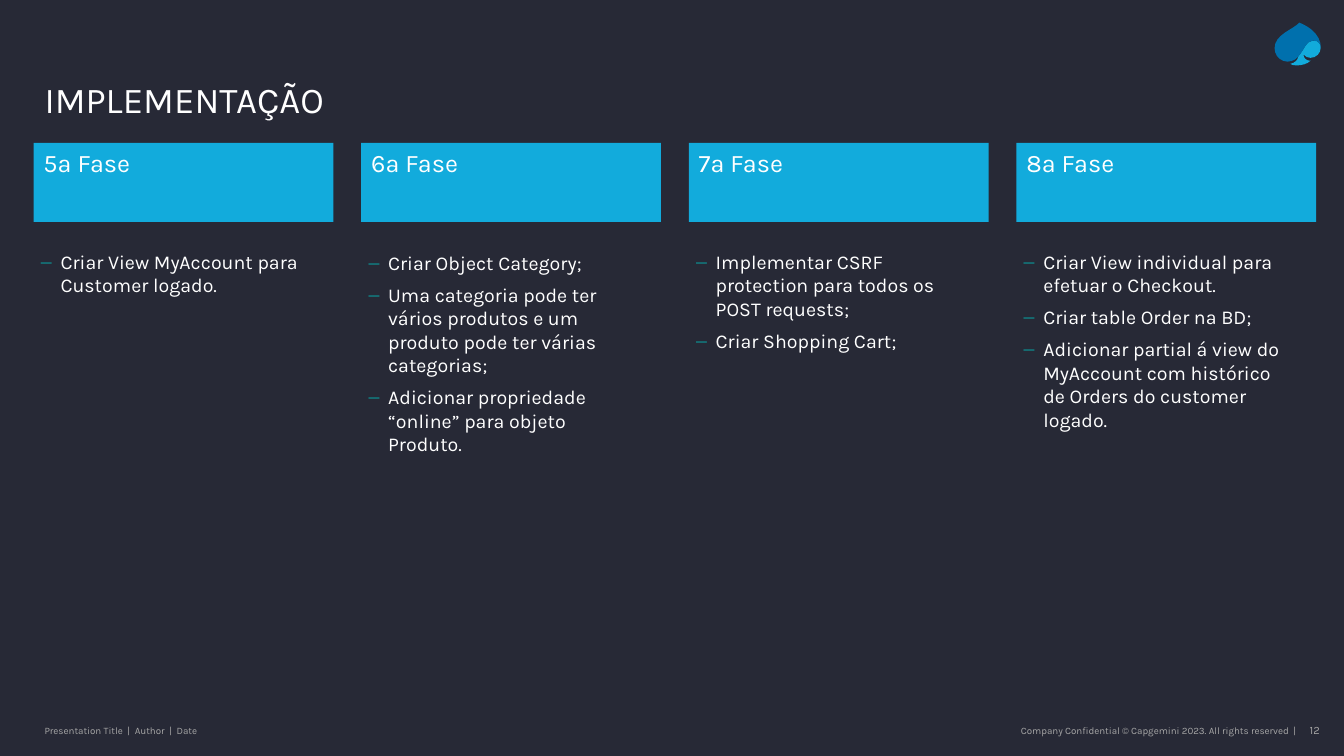
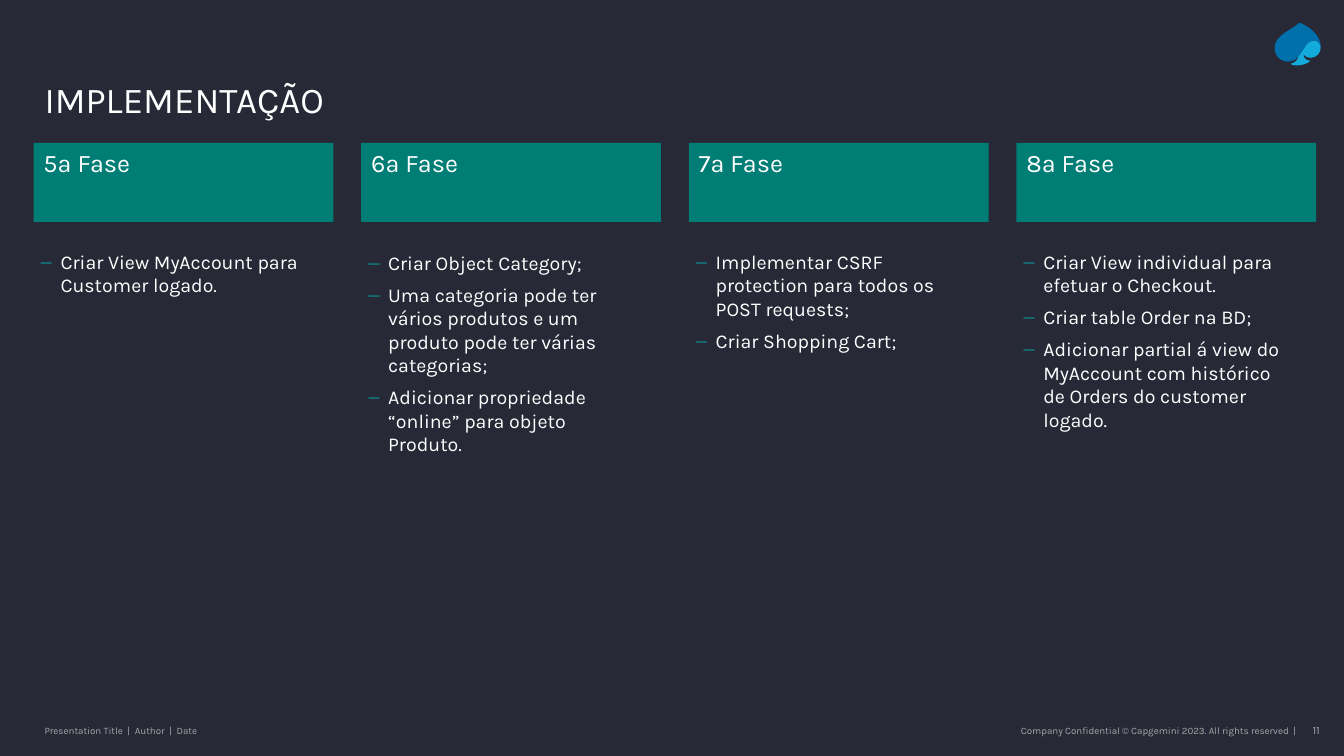
Before and after one commit to Pedro-MPC/1stproject, a slide deck: slide 11 of Apresentação e-commerce.pptx (slide 12 before the commit). Drawn at 1344x756 pixels with LibreOffice and Linux fonts; fonts in the diff are those of the drawing. Boxes give left, top, right and bottom in pixels: in the first picture for what was removed or moved away, otherwise in the second. Text is boxed around its words. In the diff, an @@ line names an element or a change of style, - is before the commit and + after.

```diff
--- a/Apresentação e-commerce.pptx
+++ b/Apresentação e-commerce.pptx
@@ fill #12ABDC to #007D74 in 4 elements at [33, 143, 333, 222], [361, 143, 660, 222], [689, 143, 988, 222], [1016, 143, 1316, 222] @@
@@ page number at [1313, 727, 1320, 734]: text changed @@
-12
+11
```
Also in this commit, not shown: 3 other slides changed, 3 slides removed.
